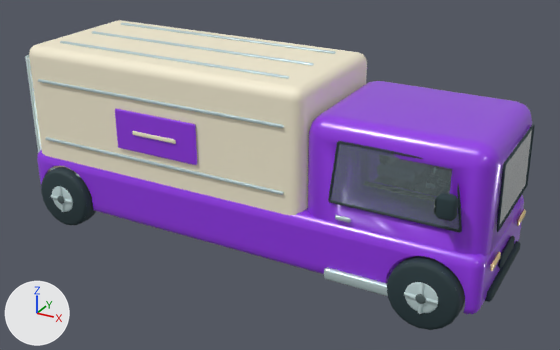
Two versions of the glTF model public/models/delivery.glb, one commit apart.
Rendered twice from a 50 mm camera at (2.12, -3.67, 2.26) aimed at (0.1, 0.0, 0.43). The lights are fixed; the arrows at lower left show +X, +Y and +Z. The first picture is the older version. Vertices at exactly the same position are counted once.

Names of what the first picture shows: 'Automotive glass.008', 'Paint delivery', 'Rolling wheels.008', 'Tyre rubber.008', 'Warm white trim.008', 'Wheel hubs.008' and 1 more.
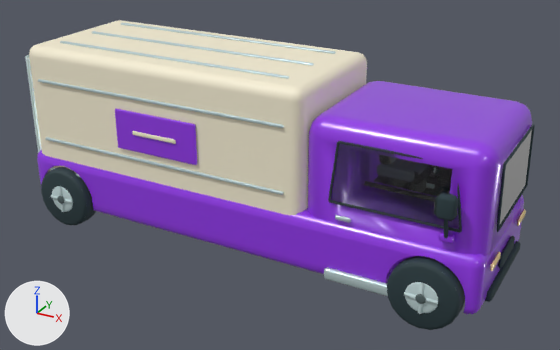
Where the change shows, as pixel boxes (x1, y1, x2, y2) in the pictures (560 x 350 px):
'Automotive glass.008', surface changed: (330, 143, 527, 230) in both
part 1 of me_cube_2758, added: after (439, 232, 455, 243)

Patch to the scene script:
```diff
--- a/public/models/delivery.glb.py
+++ b/public/models/delivery.glb.py
@@ mat_automotive_glass @@
 mat_automotive_glass.ior = 1.48
-mat_automotive_glass.transmission_weight = 0.82
+mat_automotive_glass.transmission_weight = 1.0
@@ me_cube_2758 @@
 # used by ob_paint_delivery; location = (0.0, 0.0, 0.0)
-me_cube_2758.from_pydata(...)  # 556 vertices, 1104 faces; spans x -1.43..1.43, y -0.45..0.45, z 0.11..0.99
+me_cube_2758.from_pydata(...)  # 604 vertices, 1192 faces; spans x -1.43..1.43, y -0.46..0.46, z 0.11..0.99
+# me_cube_2758 part 1: a new loose piece of 24 vertices spanning x 1.21..1.27, y -0.46..-0.42, z 0.5..0.53, in mat_paint_delivery (purple #9333ea)
+# other edits to the shape of me_cube_2758 do not show in these pictures
 me_cube_2758.materials.append(mat_paint_delivery)
```
